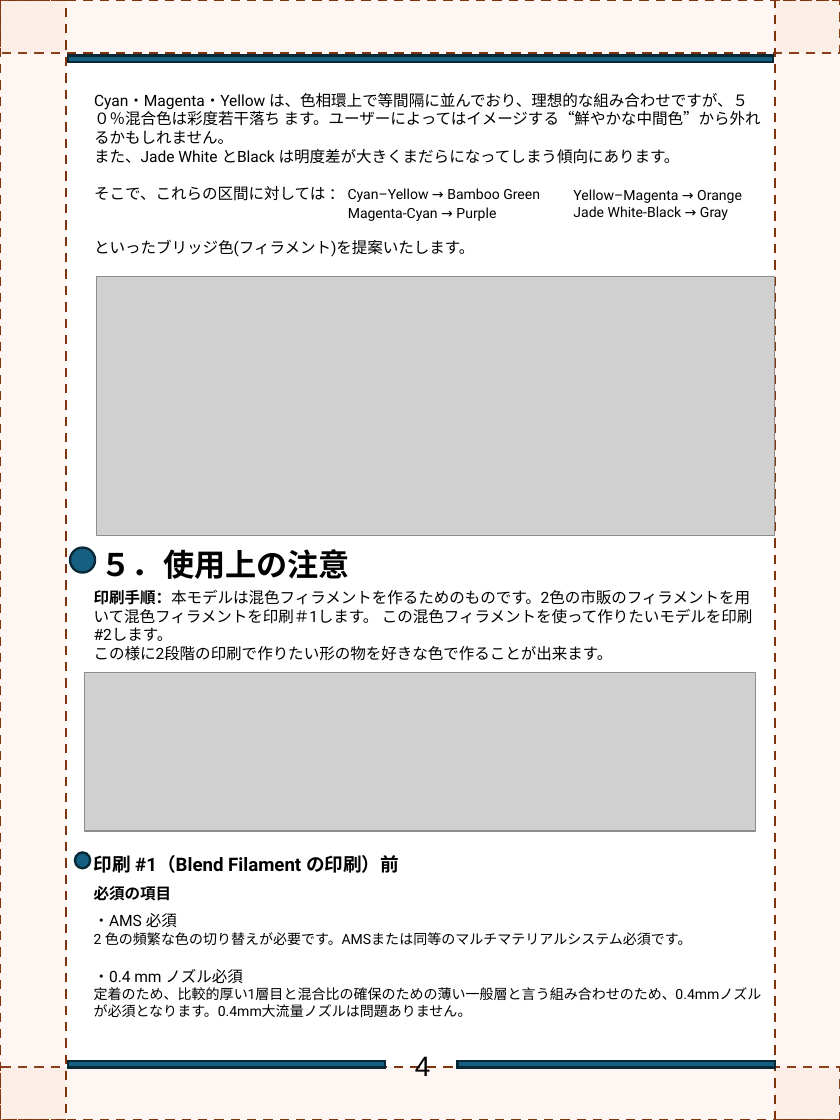
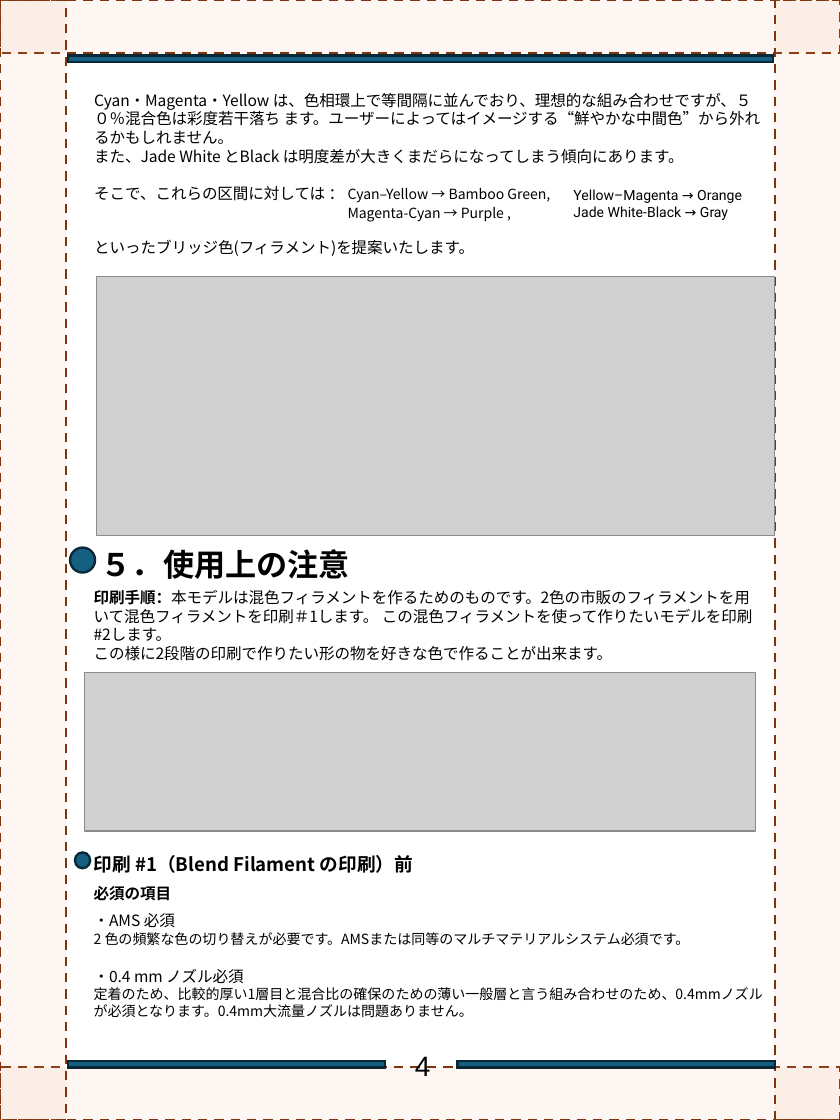
Before and after one commit to FlexChromaHQ/FlexChroma, a slide deck: slide 5 of Documents/Original/FlexChroma_Blend_Filament_JP.pptx. Drawn at 840x1120 pixels with LibreOffice and Linux fonts; fonts in the diff are those of the drawing; grey boxes stand for pictures. Boxes give left, top, right and bottom in pixels: in the first picture for what was removed or moved away, otherwise in the second. Text is boxed around its words. In the diff, an @@ line names an element or a change of style, - is before the commit and + after.

```diff
--- a/Documents/Original/FlexChroma_Blend_Filament_JP.pptx
+++ b/Documents/Original/FlexChroma_Blend_Filament_JP.pptx
@@ text at [94, 93, 761, 256]: font Roboto to Noto Sans CJK JP in "Cyan・Magenta・Yellow は、色相環上で等間隔に並んでおり、理想的な組み合わせですが、５０％混合色は彩度若 ...", "また、Jade White とBlack は明度差が大きくまだらになってしまう傾向にあります。", "といったブリッジ色(フィラメント)を提案いたします。" @@
@@ text at [94, 186, 550, 222]: text changed; font Roboto to Noto Sans CJK JP @@
-そこで、これらの区間に対しては ： Cyan–Yellow → Bamboo Green
-Magenta-Cyan → Purple
+そこで、これらの区間に対しては ： Cyan–Yellow → Bamboo Green,
+Magenta-Cyan → Purple ,
@@ text "印刷手順：本モデルは混色フィラメントを作るためのものです。2色の市販のフィラメントを用いて混色フィラメントを印刷＃1しま ..." at [94, 590, 753, 661]: font Roboto to Noto Sans CJK JP @@
@@ text "印刷 #1（Blend Filament の印刷）前" at [94, 855, 763, 1017]: font Roboto to Noto Sans CJK JP @@
```
Also in this commit, not shown: 11 other slides changed, 6 other files.
